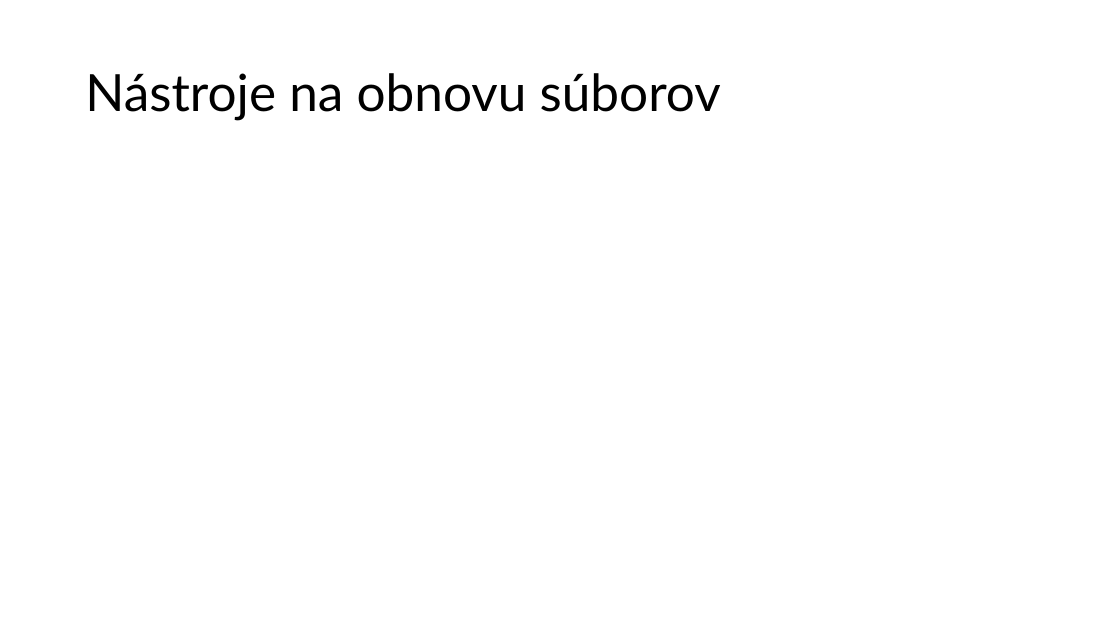
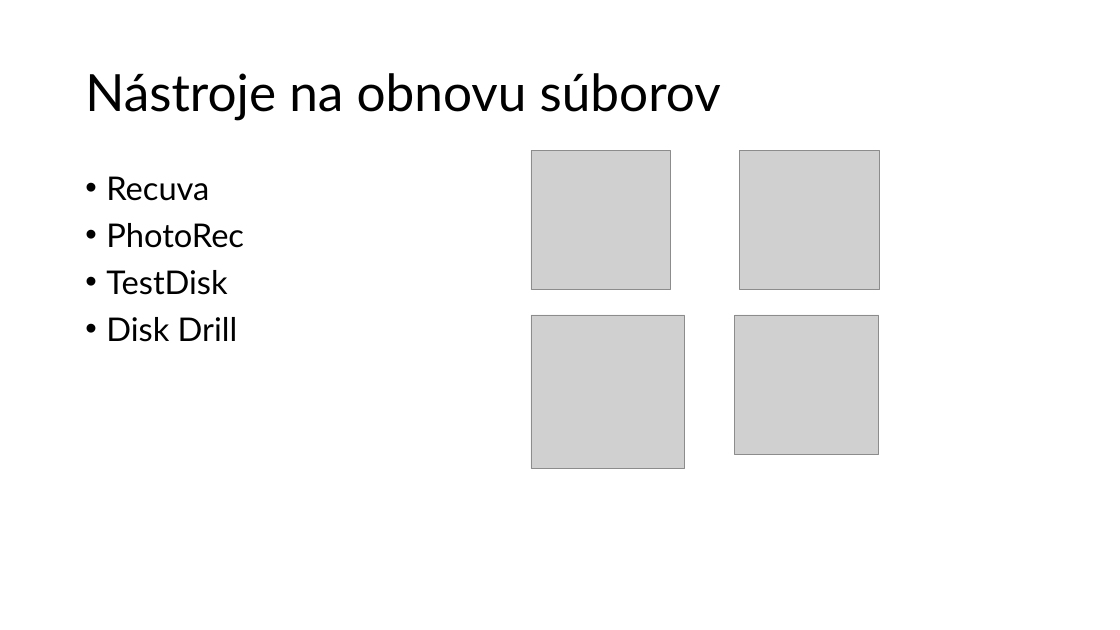
Before and after one commit to MeheheCedy22/PIB, a slide deck: slide 3 of docs/progress-reports/2/ProgressReport2-Cederle-Marek.pptx. Drawn at 1120x630 pixels with LibreOffice and Linux fonts; fonts in the diff are those of the drawing; grey boxes stand for pictures. Boxes give left, top, right and bottom in pixels: in the first picture for what was removed or moved away, otherwise in the second. Text is boxed around its words. In the diff, an @@ line names an element or a change of style, - is before the commit and + after.

```diff
--- a/docs/progress-reports/2/ProgressReport2-Cederle-Marek.pptx
+++ b/docs/progress-reports/2/ProgressReport2-Cederle-Marek.pptx
@@ text added at (x1=106, y1=176, x2=244, y2=342), 28 pt, text #000000 @@
+• Recuva
+• PhotoRec
+• TestDisk
+• Disk Drill
@@ picture added at (x1=531, y1=150, x2=670, y2=290) @@
@@ picture added at (x1=740, y1=150, x2=880, y2=290) @@
@@ picture added at (x1=531, y1=315, x2=685, y2=469) @@
@@ picture added at (x1=735, y1=315, x2=879, y2=455) @@
```
Also in this commit, not shown: 2 other slides changed, 2 other files.
